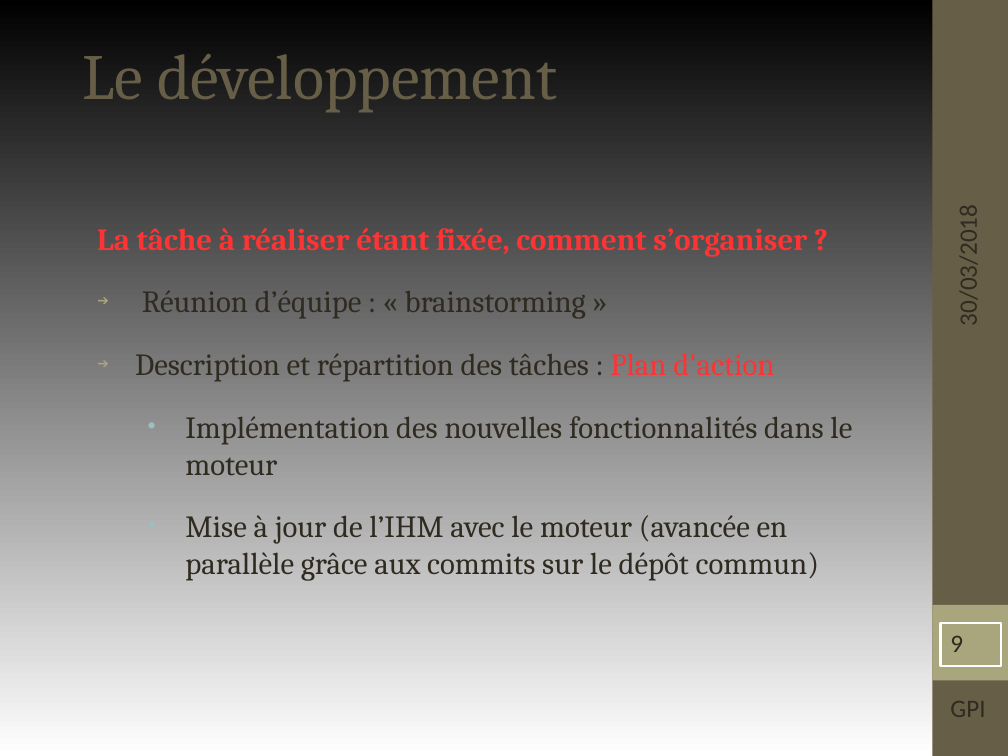
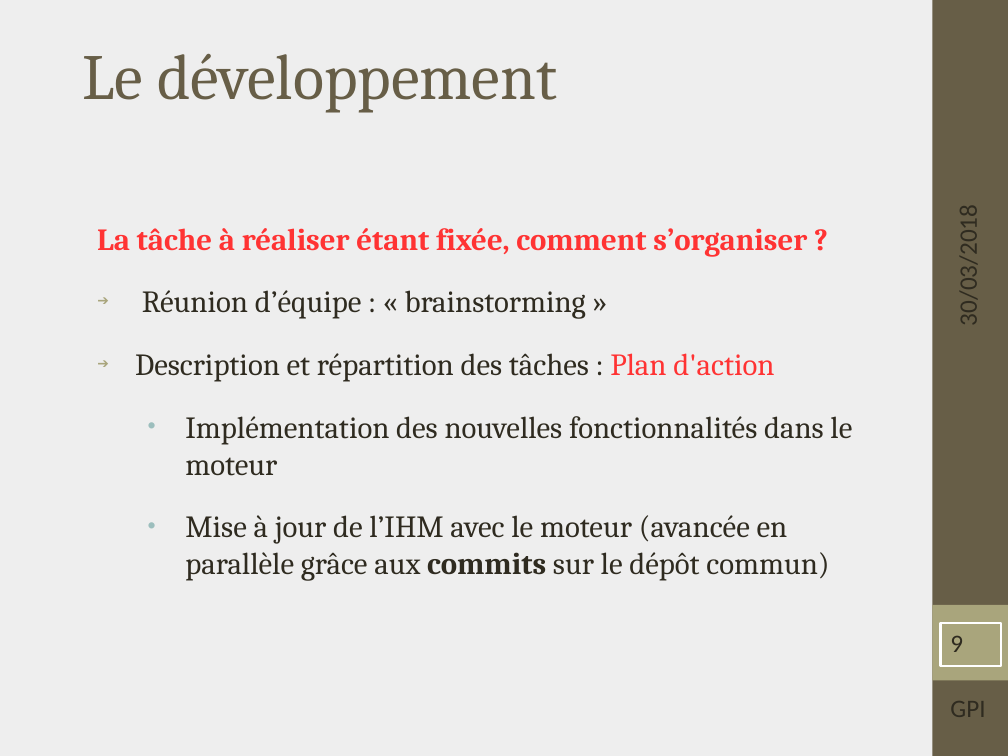
Before and after one commit to vvirole/GPI---2018---Simulation-de-Trains-Automatis-s, a slide deck: slide 9 of Documentation/Soutenance/Présentation – Gestion de Projet Informatique - TIC.odp. Drawn at 1008x756 pixels with LibreOffice and Linux fonts; fonts in the diff are those of the drawing; background and template pictures are left out. Boxes give left, top, right and bottom in pixels: in the first picture for what was removed or moved away, otherwise in the second. Text is boxed around its words. In the diff, an @@ line names an element or a change of style, - is before the commit and + after.

```diff
--- a/Documentation/Soutenance/Présentation – Gestion de Projet Informatique - TIC.odp
+++ b/Documentation/Soutenance/Présentation – Gestion de Projet Informatique - TIC.odp
@@ background gradient #000000 to #FFFFFF to #EEEEEE @@
@@ text at [185,515,829,581]: bold on in "commits" @@
```
Also in this commit, not shown: 12 other slides changed, 1 slide added, 1 other file.
